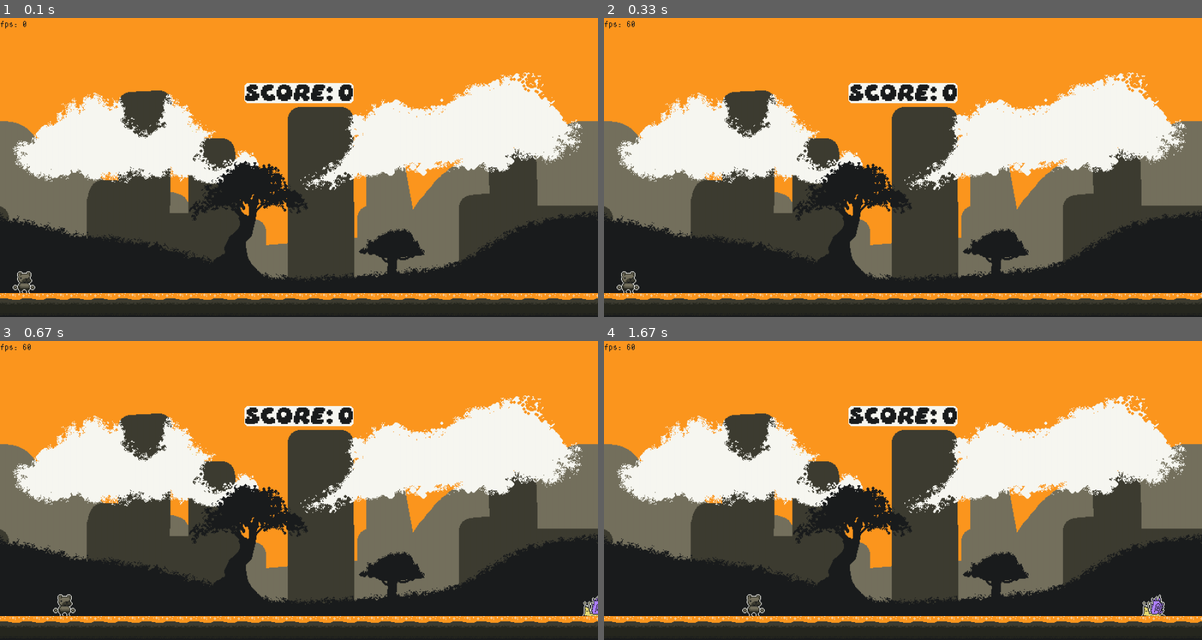
Above: before the commit, frames 1-4 (two rows, left to right).
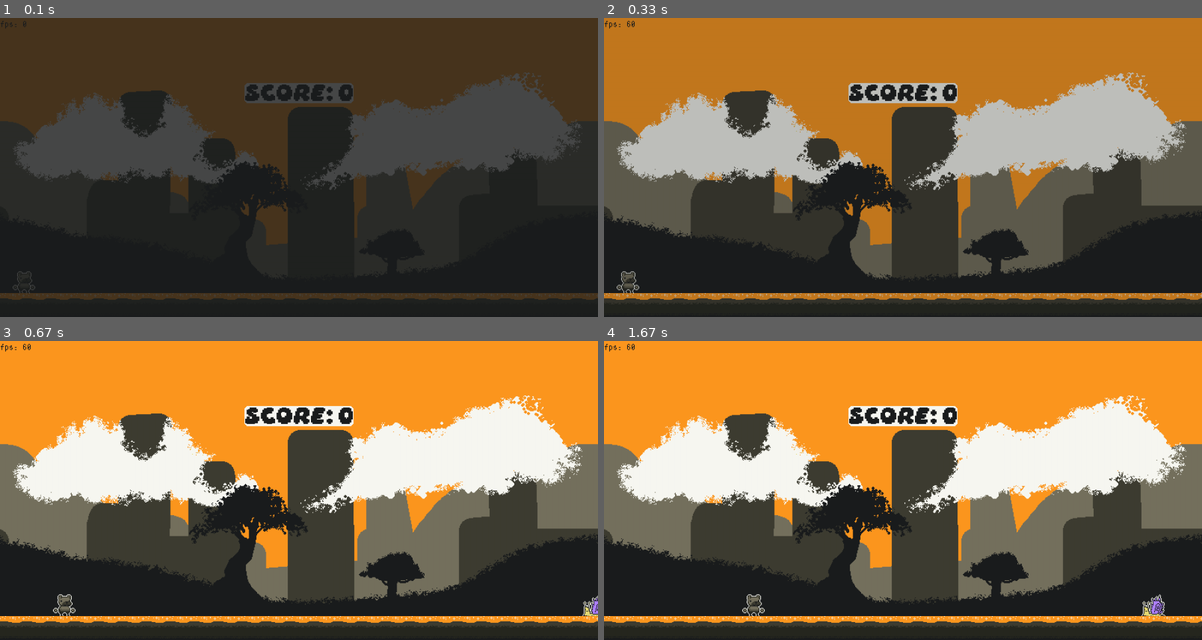
Above: after the commit, the same moments.

Repository: Garudaakuma/Learning-pygame
Game: pygame game, started from TDE - PYGAME/run_run_run.py
Same seed, same stepped clock (60 frames per second), same inputs: the game is played once before the commit and once after it.
Inputs:
- Up to frame 1 (0.1 s): no input
- Up to frame 2 (0.33 s): no input
- Up to frame 3 (0.67 s): hold Right from 0.33 s (still down)
- Up to frame 4 (1.67 s): release Right at 0.8 s; hold Up 0.83-1.13 s; hold D 1.17-1.63 s

The runs differ from the first frame. In frame 1, 77% of the frame differs, in the area x 0-100%, y 0-96%; in frame 2, 50%; in frame 3, nothing differs; in frame 4, nothing differs.

Commit message:
game_over screen!

Diff:
--- a/TDE - PYGAME/DATA/SCRIPT/main.py
+++ b/TDE - PYGAME/DATA/SCRIPT/main.py
@@ -6,29 +6,44 @@
 
 class Game():
     def __init__(self) -> None:
-        self.PATH = 'TDE - PYGAME/DATA/IMAGE/'
+        self.PATH = {
+            'PATH': 'TDE - PYGAME/DATA/',
+            'AUDIOS': 'TDE - PYGAME/DATA/AUDIOS/',
+            'FONTS': 'TDE - PYGAME/DATA/FONTS/',
+            'IMAGE': 'TDE - PYGAME/DATA/IMAGE/',
+        }
         self.RESOLUTION = (1600, 800) # in display = (x: 800, y: 400)
         self.BACKGROUND_COLOR = '#fd971f'
         self.FPS = 60
 
+        self.game_state = {
+            'Game': True,
+            'Game_over': False
+        }
+
         pyg.init()
         pyg.display.set_caption('RUN! RUN! RUN!')
         self.screen = pyg.display.set_mode(self.RESOLUTION, )
-        self.display = pyg.Surface((self.screen.get_width()/2, self.screen.get_height()/2))
+        self.display = pyg.Surface((self.screen.get_width()/2, self.screen.get_height()/2)).convert()
 
         self.clock = pyg.time.Clock()   # create clock
         self.last_time = time.time()    # gets time
 
-        self.sky_surface = pyg.image.load(self.PATH+'sky_background.png').convert()
-        self.ground_surface = pyg.image.load(self.PATH+'floor_grass.png').convert()
+        self.sky_surface = pyg.image.load(self.PATH['IMAGE']+'sky_background.png').convert()
+        self.ground_surface = pyg.image.load(self.PATH['IMAGE']+'floor_grass.png').convert()
+
+        self.fade_alpha = 255
+        self.fade_surface = pyg.Surface((self.display.get_width(),self.display.get_height())).convert()
+        self.fade_surface.fill('#1b1d1e')
+        self.fade_surface.set_alpha(self.fade_alpha)
 
         self.score = 0
 
-        self.snail_enmy = pyg.image.load(self.PATH+'ENEMYS/snail.png').convert()
+        self.snail_enmy = pyg.image.load(self.PATH['IMAGE']+'ENEMYS/snail.png').convert()
         self.snail_pos = pyg.Vector2(self.display.get_width()+32,self.display.get_height()-32)
         self.snail_rect = self.snail_enmy.get_rect(midbottom = (self.snail_pos))
 
-        self.player_surface = pyg.image.load(self.PATH+'PLAYER/player_standing.png').convert()
+        self.player_surface = pyg.image.load(self.PATH['IMAGE']+'PLAYER/player_standing.png').convert()
         self.player_pos = pyg.Vector2(32, self.display.get_height()-32)
         self.player_rect = self.player_surface.get_rect(midbottom = (self.player_pos))
         self.player_ground = True
@@ -40,49 +55,77 @@
             dt *= self.FPS                      # remain time/movement constant
             self.last_time = time.time()        # updates last time
 
-            self.display.fill(self.BACKGROUND_COLOR)
+            if self.game_state['Game']:
+                self.display.fill(self.BACKGROUND_COLOR)
 
-            # render
-            self.display.blit(self.sky_surface, (0,65))
-            self.display.blit(self.ground_surface, (0,self.display.get_height()-32))
+                # render
+                self.display.blit(self.sky_surface, (0,65))
+                self.display.blit(self.ground_surface, (0,self.display.get_height()-32))
 
-            # text
-            PATH_FONT = 'TDE - PYGAME/DATA/FONTS/'
-            fps_surface = pyg.font.Font(f'{PATH_FONT}ConsolaMono-Book.ttf', 10).render(f'fps: {self.clock.get_fps()*dt:.0f}', False, '#1b1d1e').convert()
-            self.display.blit(fps_surface, (0, 0))
+                # text
+                fps_surface = pyg.font.Font(f'{self.PATH['FONTS']}ConsolaMono-Book.ttf', 10).render(f'fps: {self.clock.get_fps()*dt:.0f}', False, '#1b1d1e').convert()
+                self.display.blit(fps_surface, (0, 0))
 
-            score_surface = pyg.font.Font(f'{PATH_FONT}Daydream.ttf', 20).render(f'Score: {self.score}', False, '#1b1d1e').convert()
-            score_rect = score_surface.get_rect(center=(self.display.get_width()/2, self.display.get_height()/4))
-            pyg.draw.rect(self.display, '#f8f8f2', score_rect, border_radius=5)
-            self.display.blit(score_surface, score_rect)
+                score_surface = pyg.font.Font(f'{self.PATH['FONTS']}Daydream.ttf', 20).render(f'Score: {self.score}', False, '#1b1d1e').convert()
+                score_rect = score_surface.get_rect(center=(self.display.get_width()/2, self.display.get_height()/4))
+                pyg.draw.rect(self.display, '#f8f8f2', score_rect, border_radius=5)
+                self.display.blit(score_surface, score_rect)
 
-            # snail walking
-            self.display.blit(self.snail_enmy, self.snail_rect)
-            self.snail_rect.x -= 1 * dt # calling snail x position and subtracting
-            if self.snail_rect.right < -32: self.snail_rect.x = self.display.get_width()+32
+                # snail walking
+                self.display.blit(self.snail_enmy, self.snail_rect)
+                self.snail_rect.x -= 1 * dt # calling snail x position and subtracting
+                if self.snail_rect.right < -32: self.snail_rect.x = self.display.get_width()+32
 
-            # player
-            self.display.blit(self.player_surface, self.player_rect)
-            self.player_gravity += 1 * dt
-            self.player_rect.y += min(10, self.player_gravity + 0.1) * dt # gravity working in player
-            if self.player_rect.bottom >= self.display.get_height()-32:
-                self.player_ground = True
-                self.player_rect.bottom = self.display.get_height()-32
+                # player
+                self.display.blit(self.player_surface, self.player_rect)
+                self.player_gravity += 1 * dt
+                self.player_rect.y += min(10, self.player_gravity + 0.1) * dt # gravity working in player
+                if self.player_rect.bottom >= self.display.get_height()-32:
+                    self.player_ground = True
+                    self.player_rect.bottom = self.display.get_height()-32
 
-            KEYS = pyg.key.get_pressed()
-            if KEYS[pyg.K_d] or KEYS[pyg.K_RIGHT]:
-                self.player_rect.x += 3 * dt
-            if KEYS[pyg.K_a] or KEYS[pyg.K_LEFT]:
-                self.player_rect.x -= 3 * dt
+                KEYS = pyg.key.get_pressed()
+                if KEYS[pyg.K_d] or KEYS[pyg.K_RIGHT]:
+                    self.player_rect.x += 3 * dt
+                if KEYS[pyg.K_a] or KEYS[pyg.K_LEFT]:
+                    self.player_rect.x -= 3 * dt
+
+                if self.fade_alpha >= 0:
+                    self.fade_alpha -= 10
+                    self.fade_surface.set_alpha(self.fade_alpha)
+                    self.display.blit(self.fade_surface, (0,0))
+
+                if self.snail_rect.colliderect(self.player_rect):
+                    self.fade_alpha += 25
+                    self.fade_surface.set_alpha(self.fade_alpha)
+                    self.display.blit(self.fade_surface, (0,0))
+
+                    if self.fade_alpha >= 255:
+                        self.game_state['Game_over'] = True
+                        self.game_state['Game'] = False
+
+            if self.game_state['Game_over']:
+                self.display.fill('#3e3d32')
+
+                gameOver_surface = pyg.font.Font(self.PATH['FONTS']+'Daydream.ttf', 30).render('Game Over!', False, '#f92672')
+                gameOver_rect = gameOver_surface.get_rect(center=(self.display.get_width()/2,self.display.get_height()/2))
+                pyg.draw.rect(self.display, '#1b1d1e', gameOver_rect,border_radius=5)
+                self.display.blit(gameOver_surface, gameOver_rect)
+
+                if self.fade_alpha >= 0:
+                    self.fade_alpha -= 10
+                    self.fade_surface.set_alpha(self.fade_alpha)
+                    self.display.blit(self.fade_surface, (0,0))
 
             for event in pyg.event.get():
                 if event.type == pyg.QUIT: self.end()
                 if event.type == pyg.KEYDOWN:
                     if event.key == pyg.K_ESCAPE: self.end()
-                    if event.key == pyg.K_SPACE and self.player_ground or event.key == pyg.K_w and self.player_ground or event.key == pyg.K_UP and self.player_ground:
-                        self.player_gravity = -12
-                        self.player_ground = False
-                if event.type == pyg.MOUSEBUTTONDOWN and self.player_ground:
+                    if self.game_state['Game']:
+                        if event.key == pyg.K_SPACE and self.player_ground or event.key == pyg.K_w and self.player_ground or event.key == pyg.K_UP and self.player_ground:
+                            self.player_gravity = -12
+                            self.player_ground = False
+                if event.type == pyg.MOUSEBUTTONDOWN and self.player_ground and self.game_state['Game']:
                     if self.player_rect.collidepoint((event.pos[0]/2, event.pos[1]/2)):
                         self.player_gravity = -12
                         self.player_ground = False
@@ -90,6 +133,8 @@
             self.screen.blit(pyg.transform.scale(self.display, self.screen.get_size()), (0, 0))
             self.clock.tick(self.FPS)
             pyg.display.update()
+
+
     def end(self):
         print("Game over!")
         pyg.quit()
